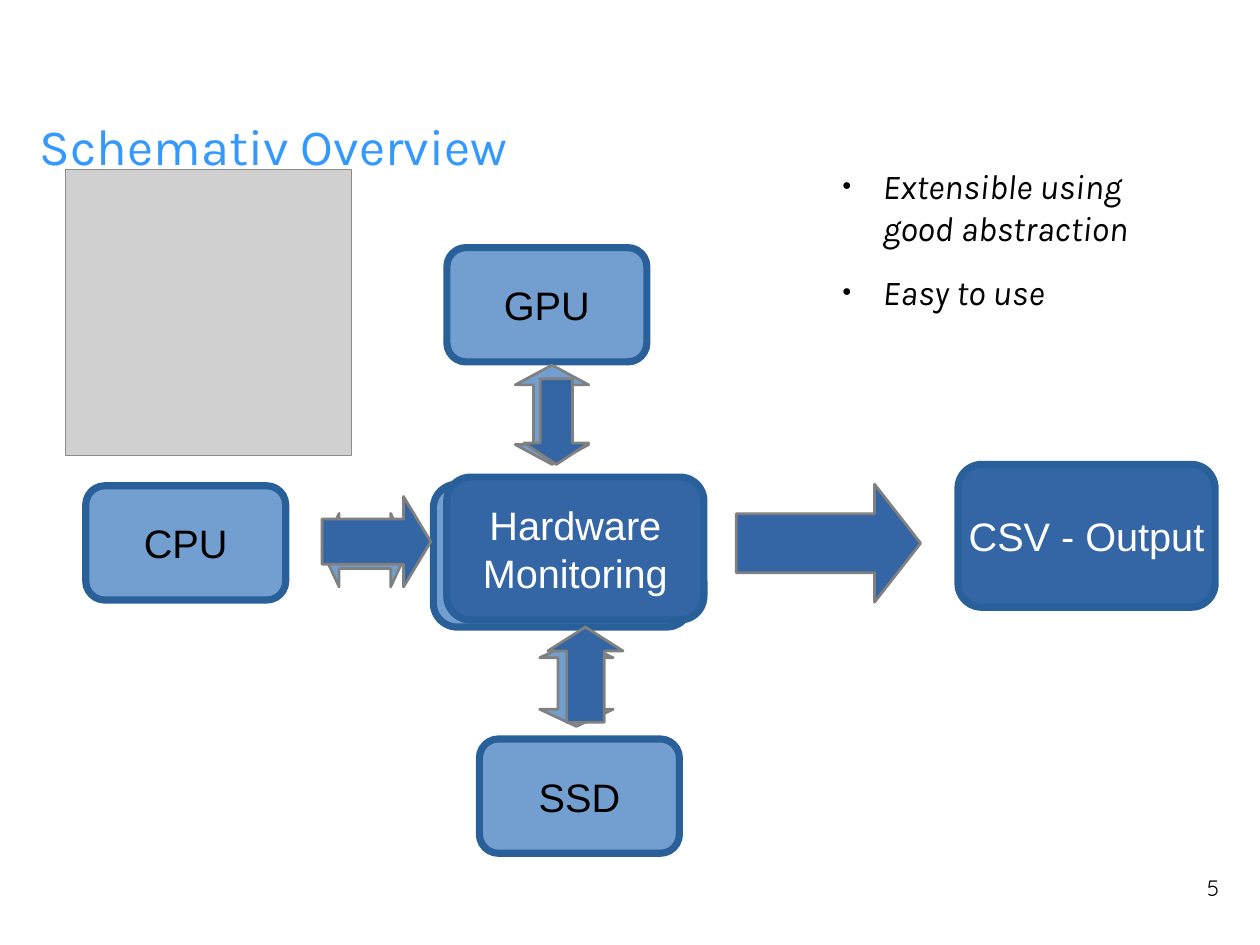
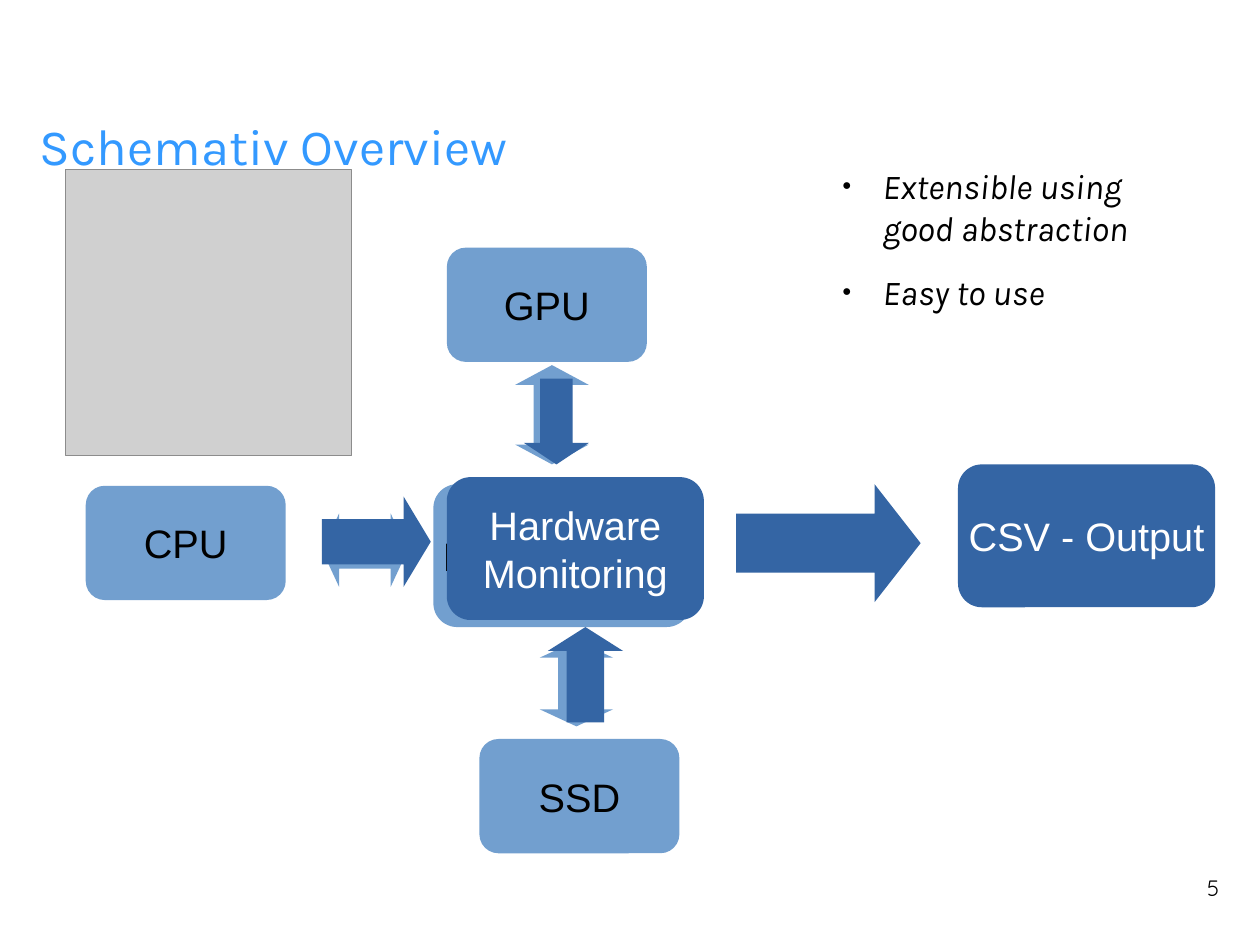
Before and after one commit to fhilprec/HardwareMonitoring, a slide deck: slide 5 of ProjectPresentation.odp. Drawn at 1260x945 pixels with LibreOffice and Linux fonts; fonts in the diff are those of the drawing; grey boxes stand for pictures; background and template pictures are left out. Boxes give left, top, right and bottom in pixels: in the first picture for what was removed or moved away, otherwise in the second. Text is boxed around its words. In the diff, an @@ line names an element or a change of style, - is before the commit and + after.

```diff
--- a/ProjectPresentation.odp
+++ b/ProjectPresentation.odp
@@ outline #2A6099 4.51 pt to none in 6 elements at [479, 740, 679, 854], [433, 485, 691, 628], [86, 486, 286, 600], [447, 248, 647, 362], [447, 477, 704, 620], [958, 464, 1215, 607] @@
@@ outline #808080 1.7 pt to none in 7 elements at [540, 640, 613, 726], [516, 365, 589, 464], [322, 514, 408, 587], [322, 496, 431, 587], [736, 485, 920, 603], [524, 378, 589, 464], [548, 627, 624, 722] @@
```
Also in this commit, not shown: 4 other slides changed.
